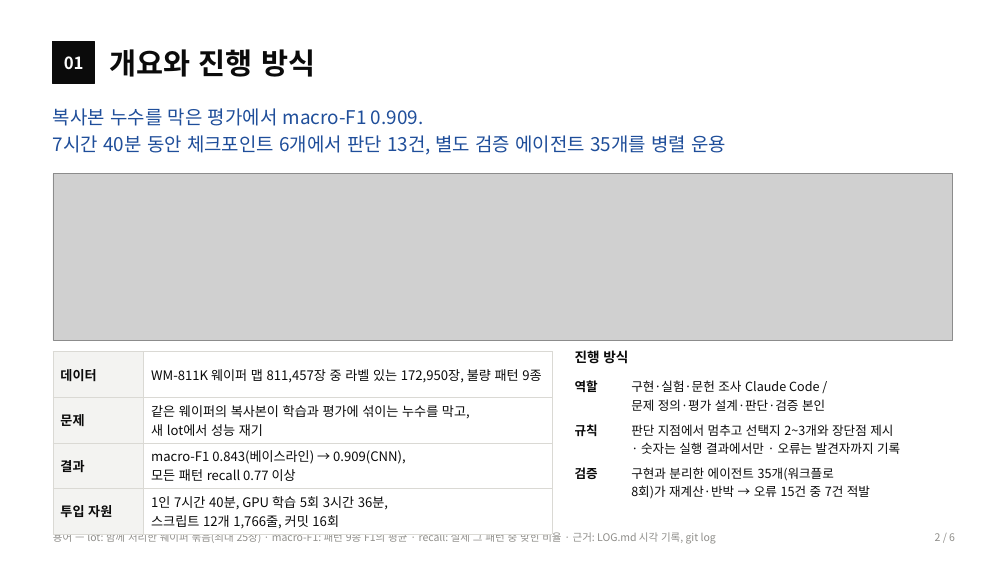
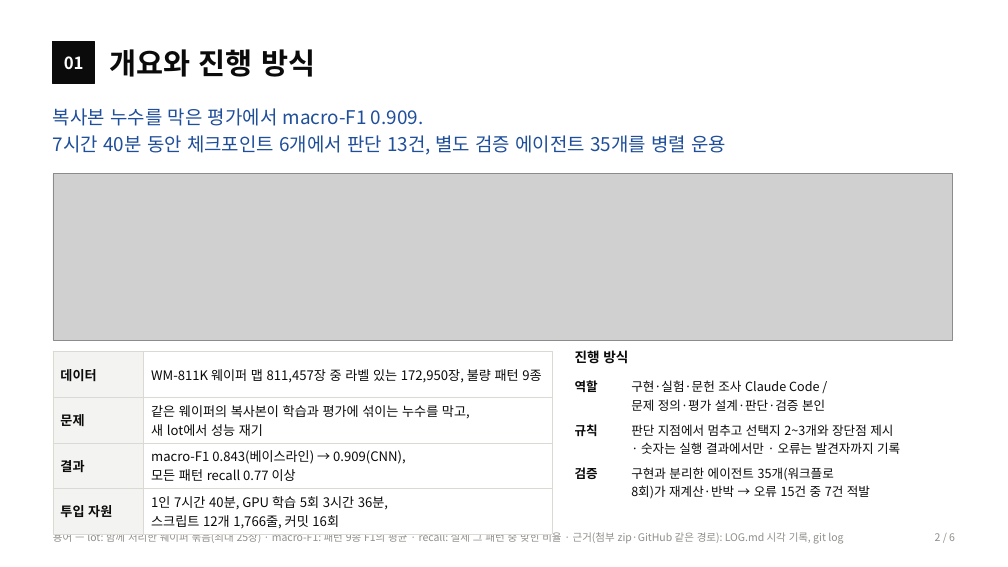
Before and after one commit to sl2ver/wm811k-wafer-defect-classification, a slide deck: slide 2 of portfolio/portfolio.pptx. Drawn at 1008x567 pixels with LibreOffice and Linux fonts; fonts in the diff are those of the drawing; grey boxes stand for pictures. Boxes give left, top, right and bottom in pixels: in the first picture for what was removed or moved away, otherwise in the second. Text is boxed around its words. In the diff, an @@ line names an element or a change of style, - is before the commit and + after.

```diff
--- a/portfolio/portfolio.pptx
+++ b/portfolio/portfolio.pptx
@@ text at [53,530,843,544]: text changed @@
-용어 — lot: 함께 처리한 웨이퍼 묶음(최대 25장) · macro-F1: 패턴 9종 F1의 평균 · recall: 실제 그 패턴 중 맞힌 비율 · 근거: LOG.md 시각 기록, git log
+용어 — lot: 함께 처리한 웨이퍼 묶음(최대 25장) · macro-F1: 패턴 9종 F1의 평균 · recall: 실제 그 패턴 중 맞힌 비율 · 근거(첨부 zip·GitHub 같은 경로): LOG.md 시각 기록, git log
```
Also in this commit, not shown: 4 other slides changed, 11 other files.
